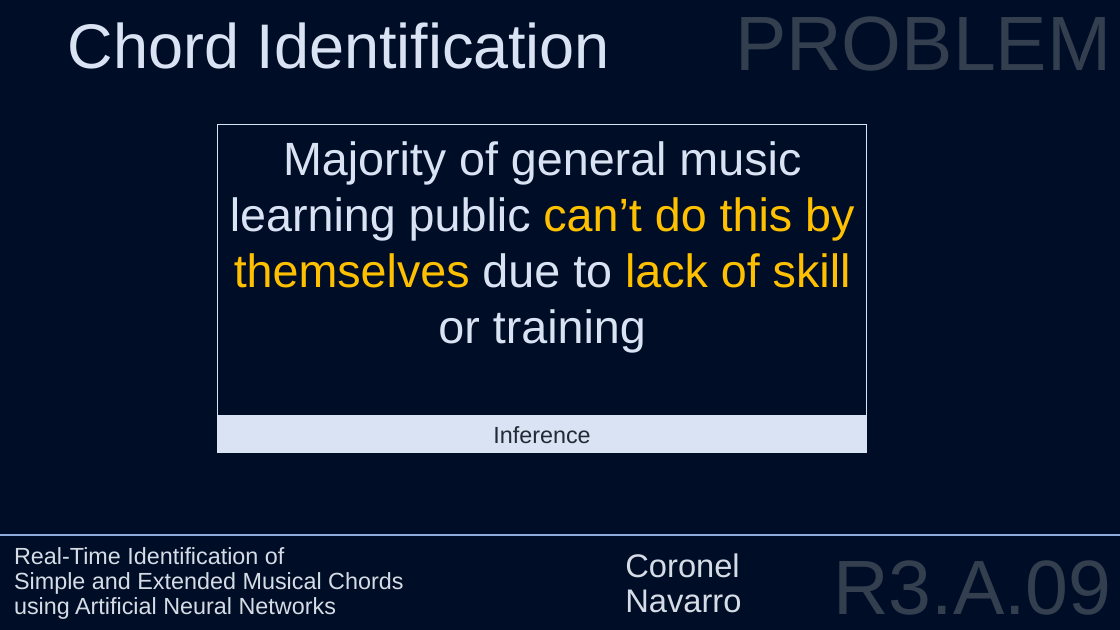
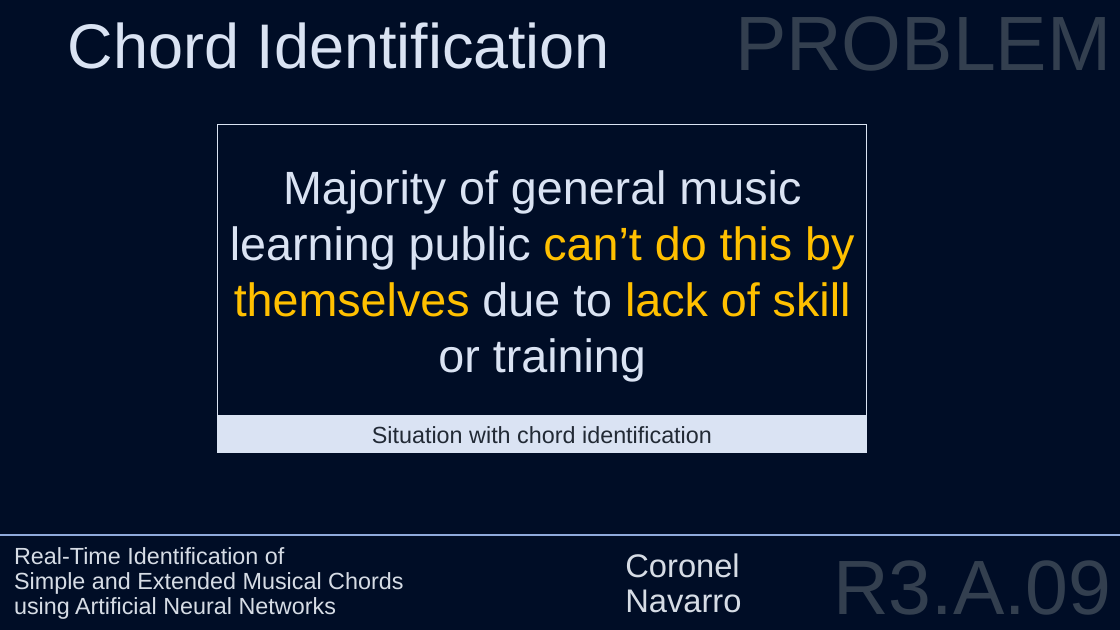
Before and after one commit to visaural/R2_B09_Chord_Identification, a slide deck: slide 12 of presentations/6/q1_oral_defense/r3_a09_q1_oral_defense.pptx. Drawn at 1120x630 pixels with LibreOffice and Linux fonts; fonts in the diff are those of the drawing. Boxes give left, top, right and bottom in pixels: in the first picture for what was removed or moved away, otherwise in the second. Text is boxed around its words. In the diff, an @@ line names an element or a change of style, - is before the commit and + after.

```diff
--- a/presentations/6/q1_oral_defense/r3_a09_q1_oral_defense.pptx
+++ b/presentations/6/q1_oral_defense/r3_a09_q1_oral_defense.pptx
@@ rectangle "Majority of general music learning ..." at box(218, 124, 866, 416): vertical alignment top to middle @@
@@ text in rectangle at box(372, 426, 712, 443): text changed @@
-Inference
+Situation with chord identification
```
Also in this commit, not shown: 1 other slide changed, 6 other files.
